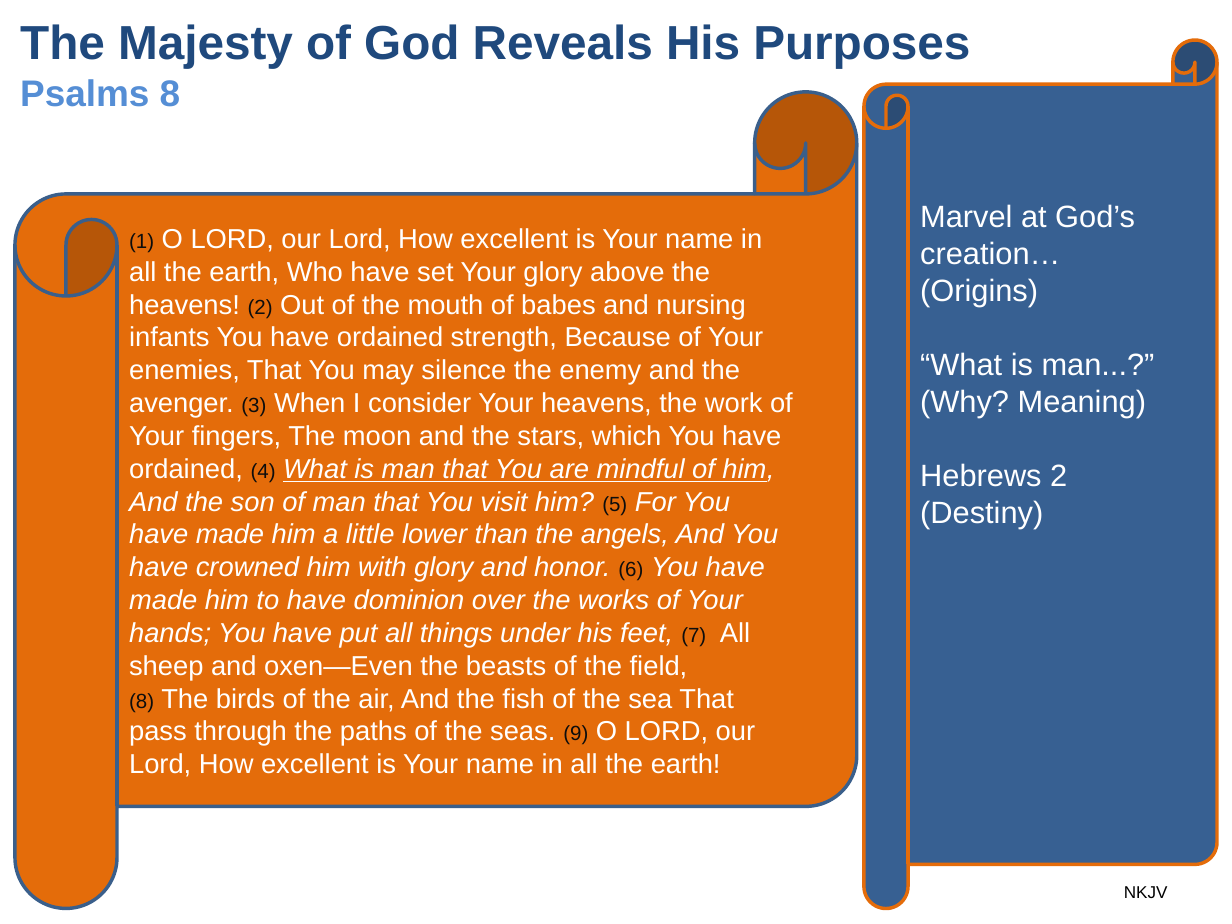
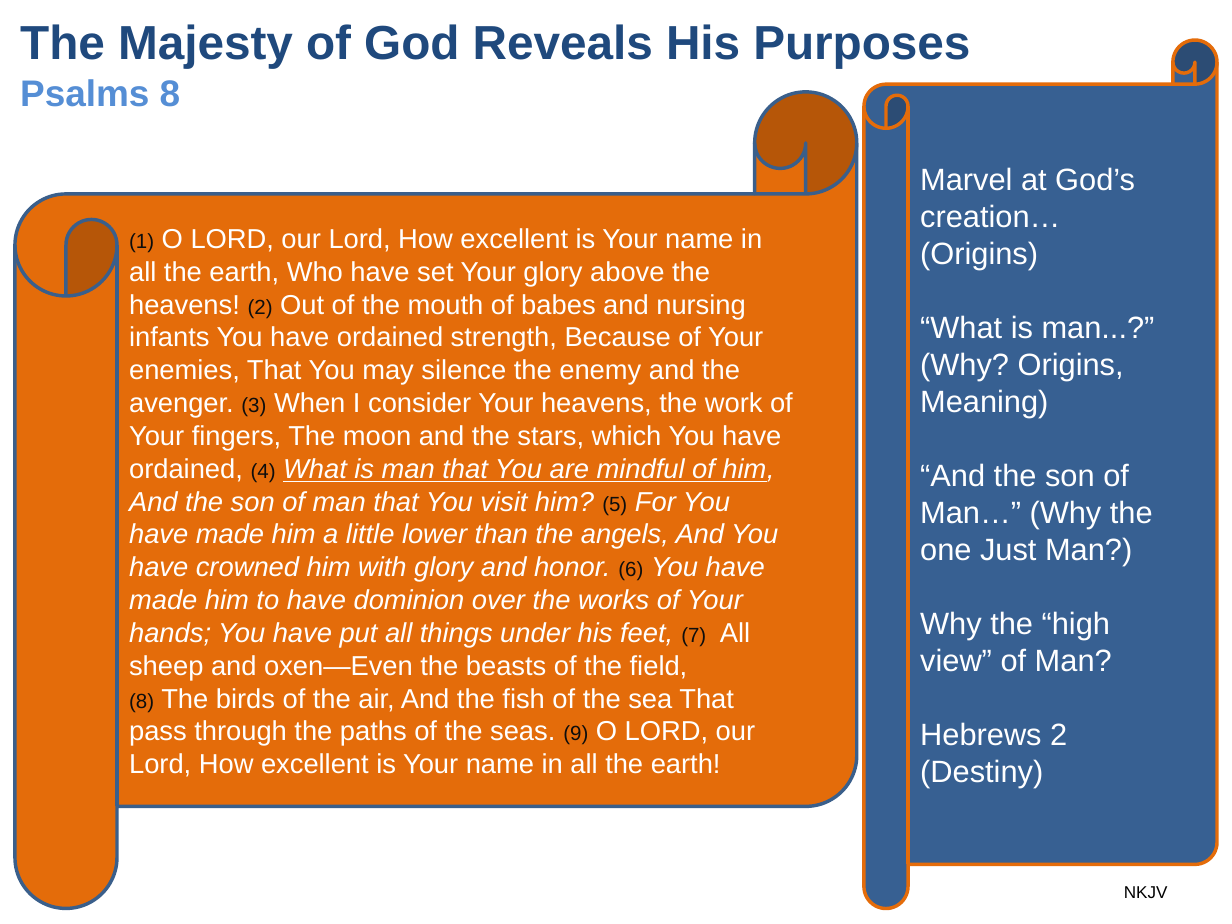
Before and after one commit to UsefulEngines/EvangelismPublic, a slide deck: slide 4 of 2024-Q4/2024-11-03/2024-11-03-Psalms.pptx (slide 6 before the commit). Drawn at 1232x924 pixels with LibreOffice and Linux fonts; fonts in the diff are those of the drawing. Boxes give left, top, right and bottom in pixels: in the first picture for what was removed or moved away, otherwise in the second. Text is boxed around its words. In the diff, an @@ line names an element or a change of style, - is before the commit and + after.

```diff
--- a/2024-Q4/2024-11-03/2024-11-03-Psalms.pptx
+++ b/2024-Q4/2024-11-03/2024-11-03-Psalms.pptx
@@ text in horizontal scroll at [920,315,1155,672]: text changed @@
-“What is man...?” (Why? Meaning)
+“What is man...?” (Why? Origins, Meaning)
+“And the son of Man…” (Why the one Just Man?)
+Why the “high view” of Man?
```
Also in this commit, not shown: 3 other slides changed, 3 slides added, 3 slides removed, 1 other file.
